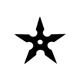
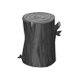
Layer changes from the first 80 x 80 image to the second:
added layer "Kawarimi" in group "Blessings" over [17, 12, 62, 68]
hid "Shurikenjutsu" over [14, 16, 66, 64]
